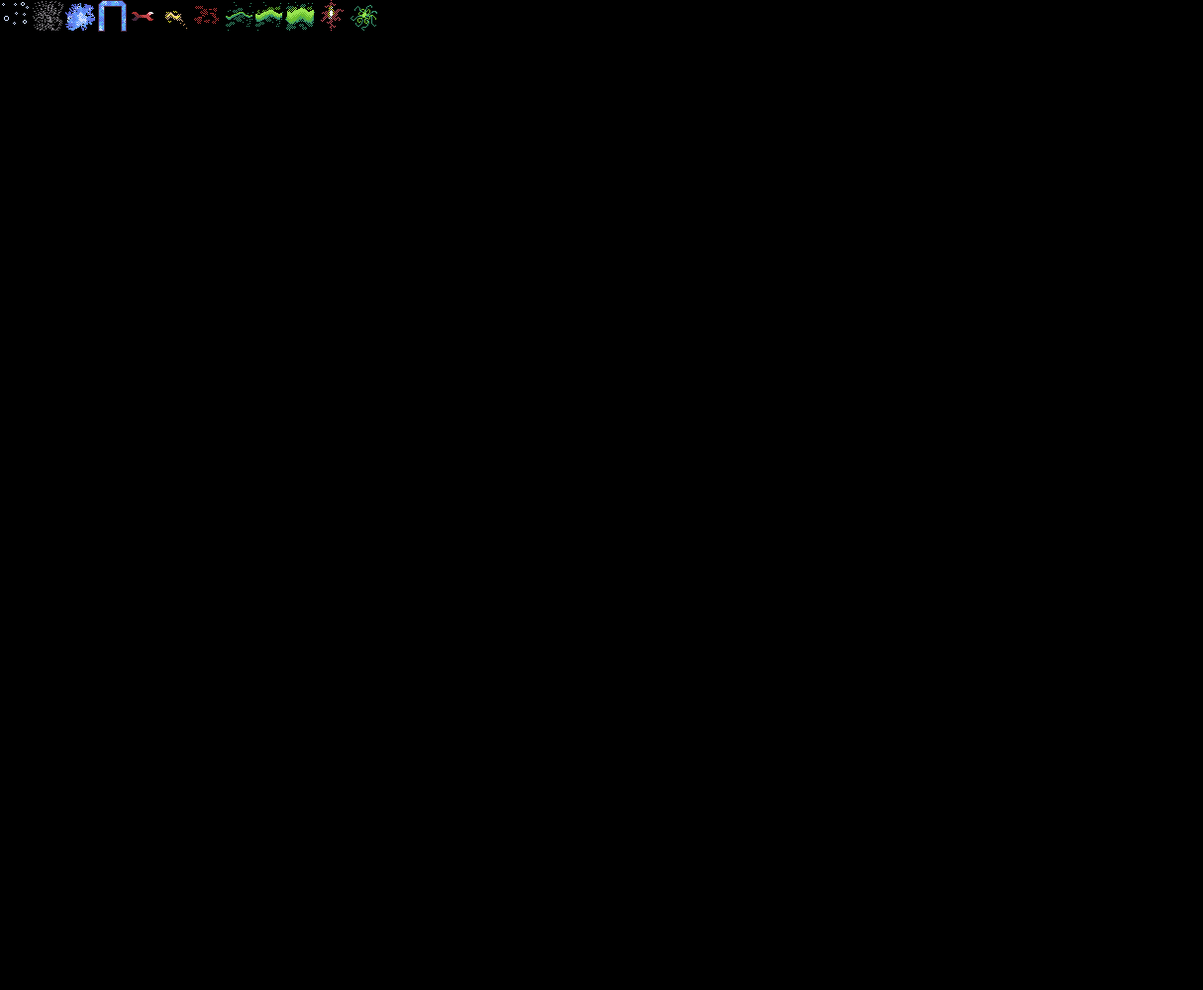
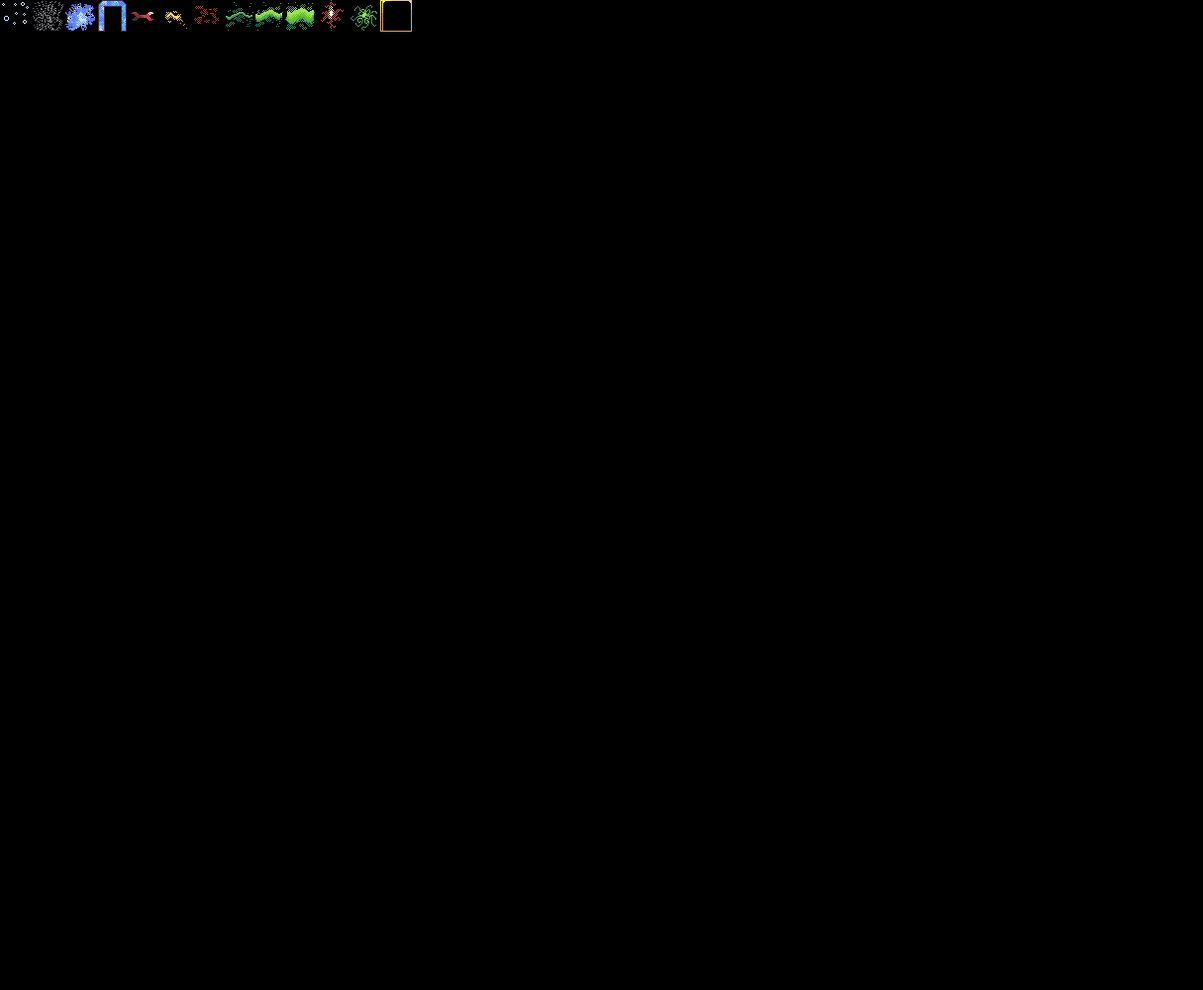
Layered file, before and after one edit (1203px x 990px). Changes by layer:
painted on "EffectTiles.gif" over [380, 0, 412, 32]
